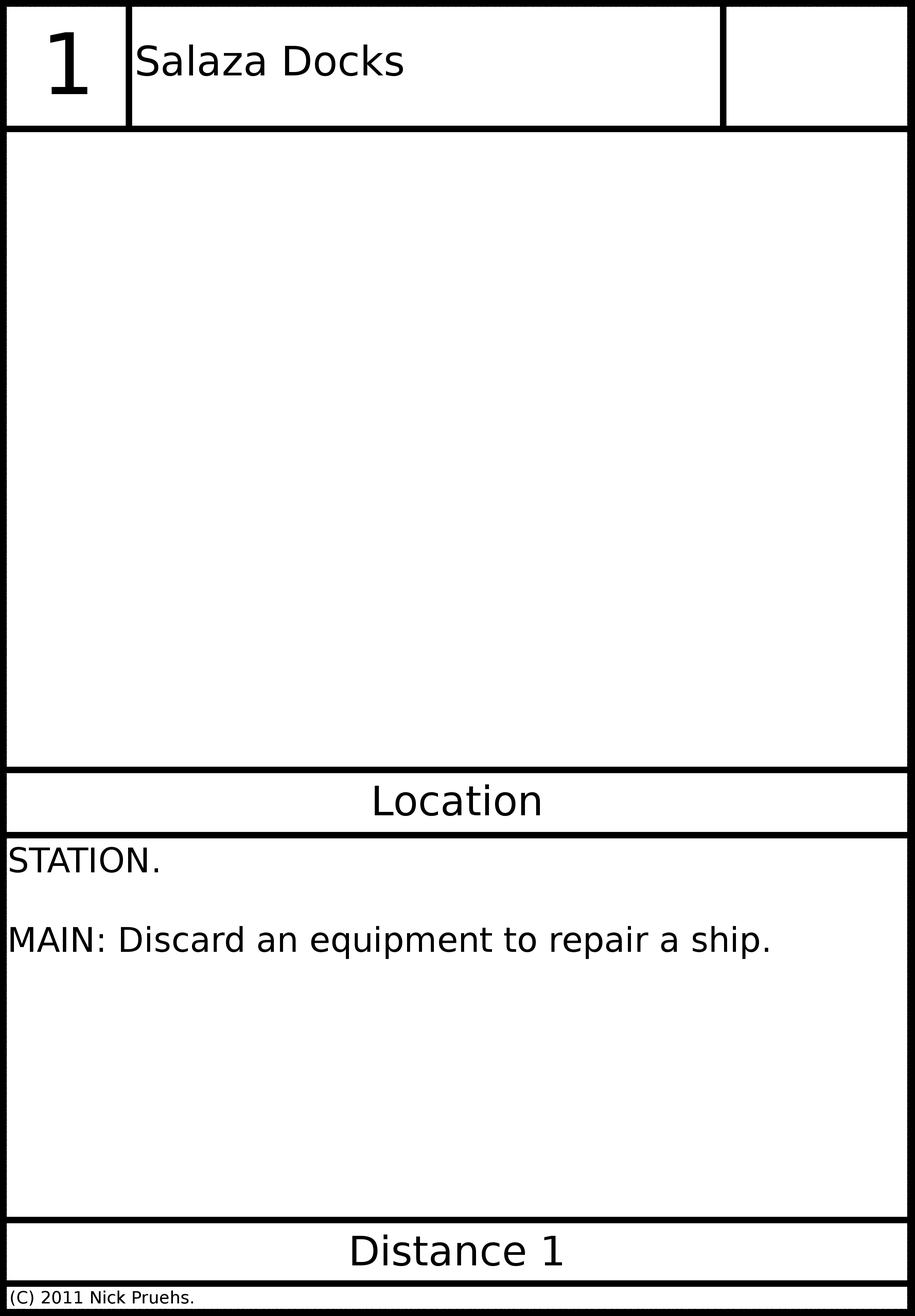
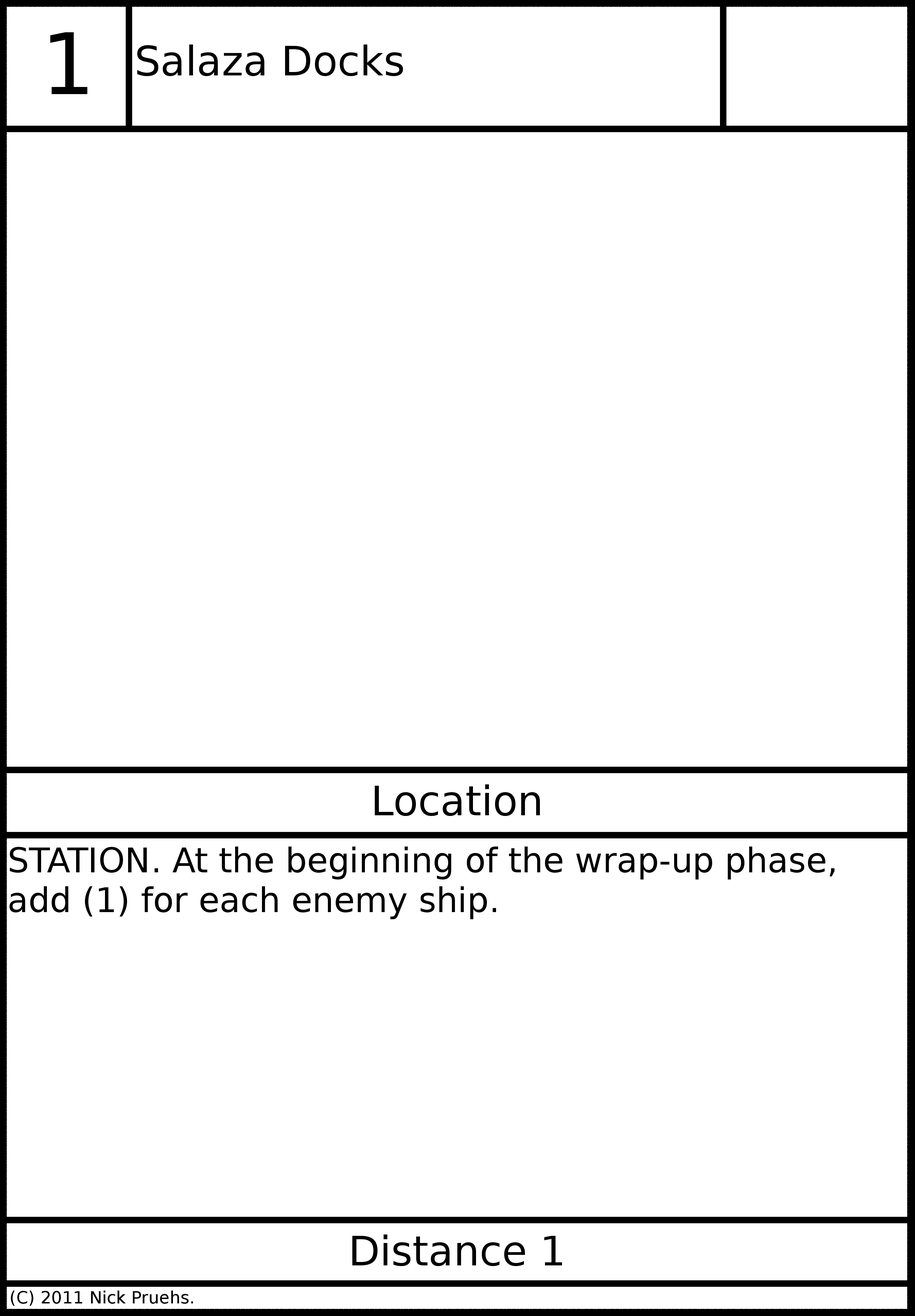
Revision of a layered 915 x 1316 image; what changed, layer by layer:
painted on "Card Text" over box(9, 846, 835, 959)
